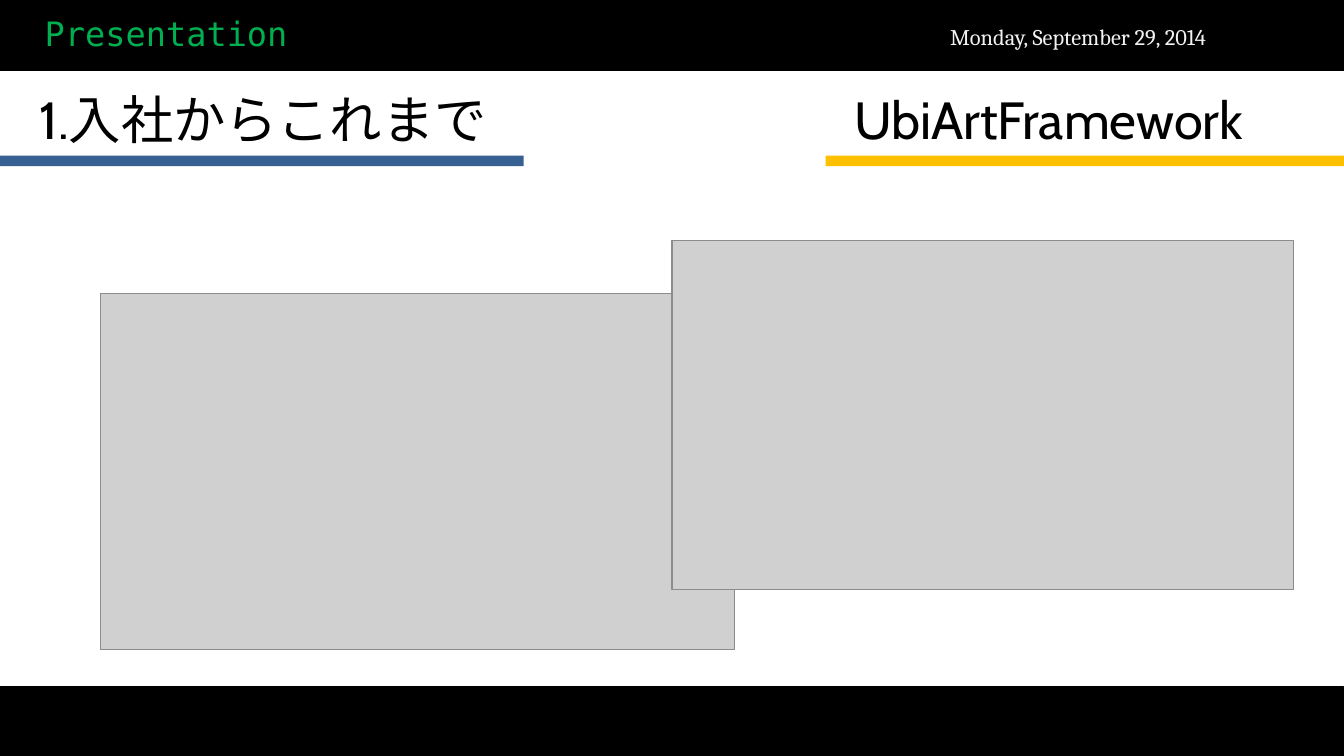
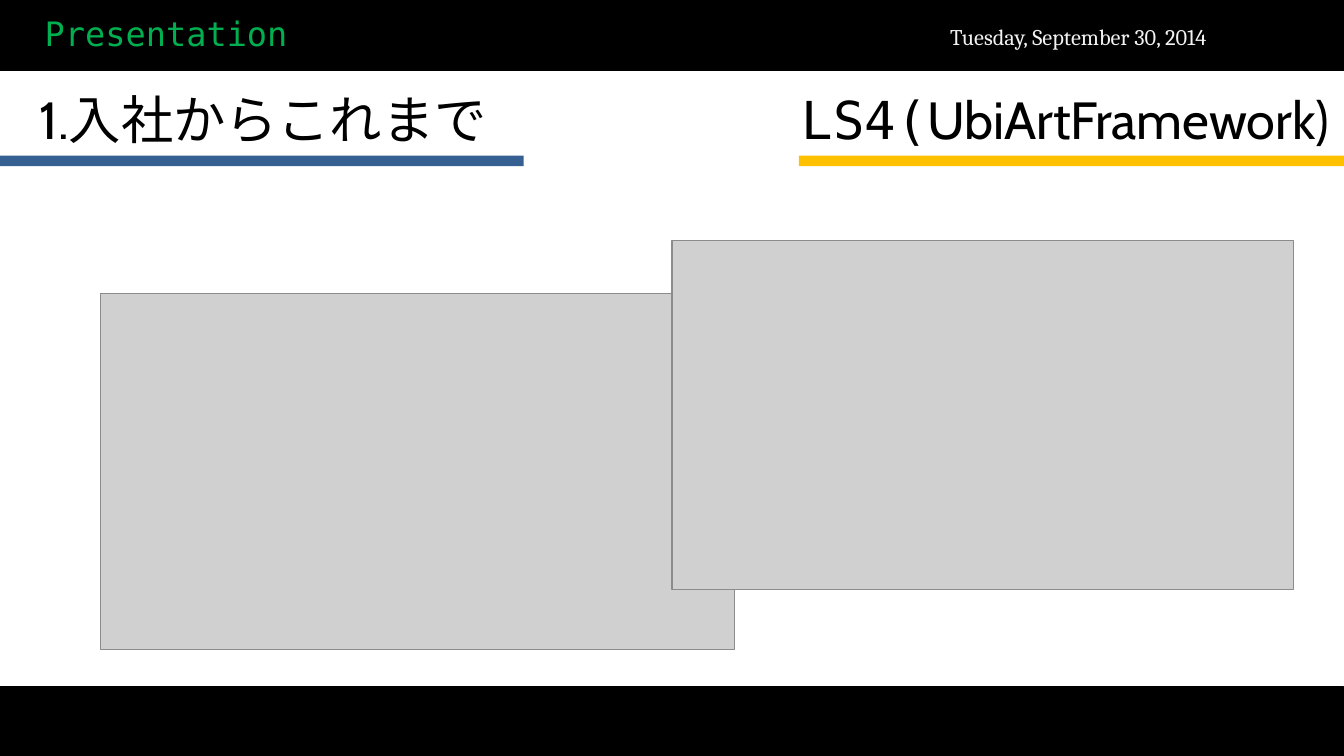
Before and after one commit to scarecrow173/Test, a slide deck: slide 13 of 試用期間終了.pptx (slide 5 before the commit). Drawn at 1344x756 pixels with LibreOffice and Linux fonts; fonts in the diff are those of the drawing; grey boxes stand for pictures; background and template pictures are left out. Boxes give left, top, right and bottom in pixels: in the first picture for what was removed or moved away, otherwise in the second. Text is boxed around its words. In the diff, an @@ line names an element or a change of style, - is before the commit and + after.

```diff
--- a/試用期間終了.pptx
+++ b/試用期間終了.pptx
@@ text at [950, 29, 1206, 50]: text changed @@
-Monday, September 29, 2014
+Tuesday, September 30, 2014
@@ text at [802, 99, 1330, 146]: text changed @@
-UbiArtFramework
+LS4(UbiArtFramework)
@@ rectangle: place and size @@
-rectangle at [825, 156, 1344, 167]
+rectangle at [798, 156, 1344, 167]
```
Also in this commit, not shown: 9 other slides changed, 10 slides added, 1 slide removed.
